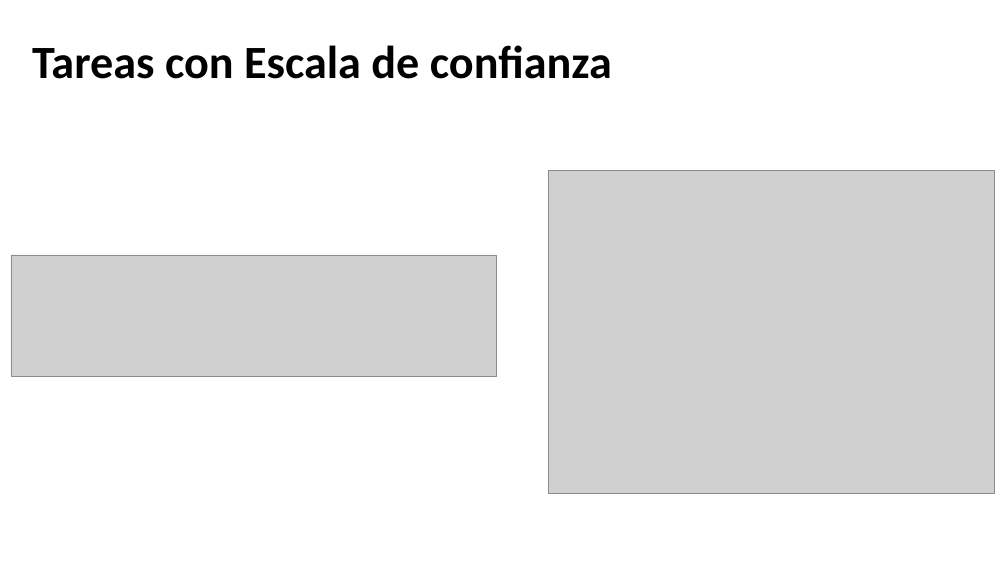
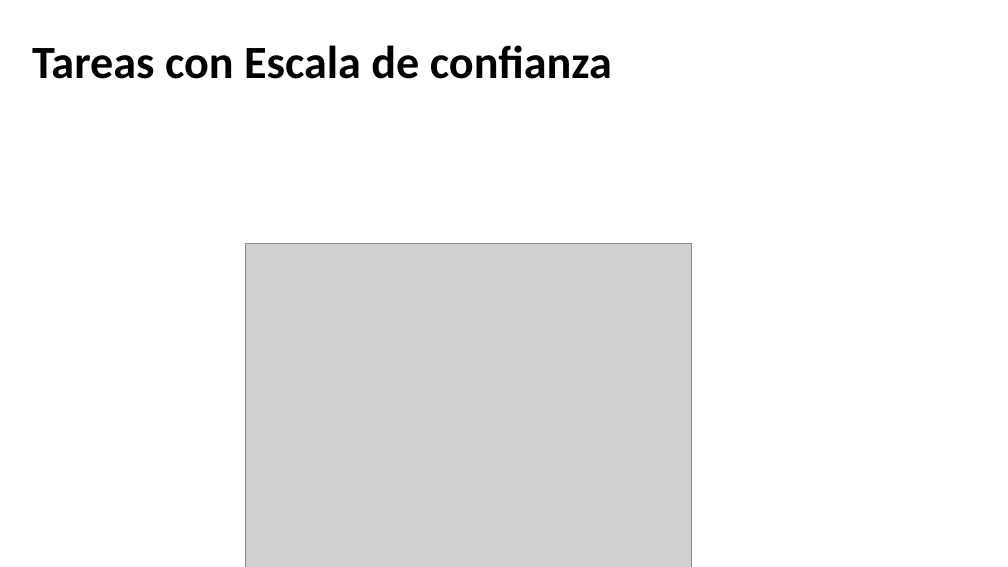
Before and after one commit to Adrifelcha/Adrifelcha, a slide deck: slide 23 of Tesis/Presentaciones/FINAL_Examen.pptx. Drawn at 1008x567 pixels with LibreOffice and Linux fonts; fonts in the diff are those of the drawing; grey boxes stand for pictures. Boxes give left, top, right and bottom in pixels: in the first picture for what was removed or moved away, otherwise in the second. Text is boxed around its words. In the diff, an @@ line names an element or a change of style, - is before the commit and + after.

```diff
--- a/Tesis/Presentaciones/FINAL_Examen.pptx
+++ b/Tesis/Presentaciones/FINAL_Examen.pptx
@@ picture removed at (x1=11, y1=255, x2=496, y2=377) @@
@@ picture moved from (x1=548, y1=170, x2=994, y2=494) to (x1=245, y1=243, x2=691, y2=567) @@
```
Also in this commit, not shown: 13 other slides changed, 2 slides added, 1 slide removed, 1 other file.
